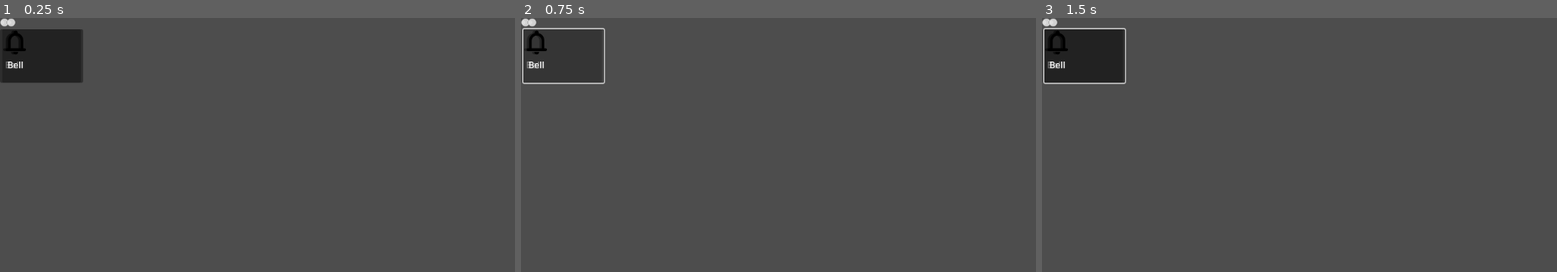
Above: before the commit, frames 1-3 (left to right).
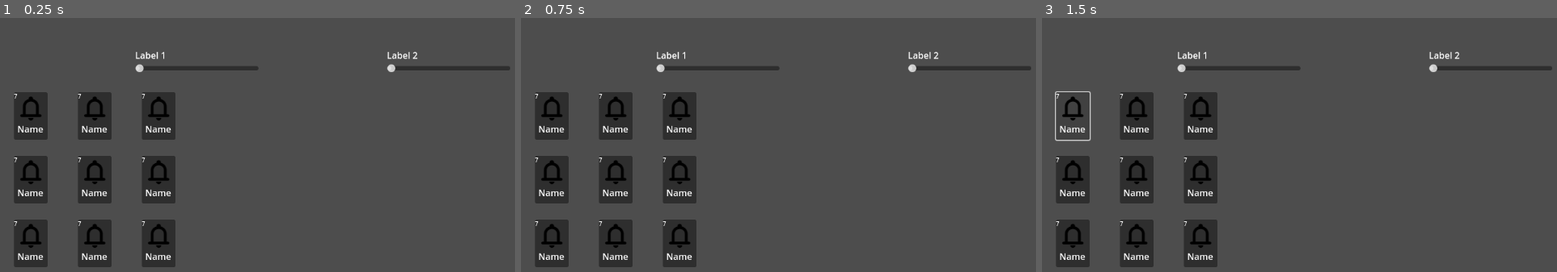
Above: after the commit, the same moments.

Repository: shirokonto/SoundBoard
Game: Godot game, scene res://main.tscn
The game is run twice, just before and just after one commit, with the same random seed, the same clock (stepped at 60 frames per second) and the same inputs.
Inputs (mouse positions are in pixels of both pictures, inside the frame that each line leads up to):
- Up to frame 1 (0.25 s): no input
- Up to frame 2 (0.75 s): click (562, 56) at 0.52 s
- Up to frame 3 (1.5 s): click (1072, 117) at 1.25 s, where only the run after the commit has a clickable "7"

The runs differ from the first frame. In frame 1, 15% of the frame differs, in the area x 0-100%, y 0-99%; in frame 2, 12%; in frame 3, 14%.

Commit message:
implemented layout and SoundButton

Diff:
--- /dev/null
+++ b/SoundButton.gd
@@ -0,0 +1,24 @@
+extends Control
+
+@export var sfx: AudioStream
+@export var ev: String
+
+# Called every frame. 'delta' is the elapsed time since the previous frame.
+func _process(delta):
+	pass
+
+#func _input(event):
+#	if event.is_action_pressed(ev):
+#		play_sound()
+
+func _on_sound_button_pressed():
+	play_sound()
+
+
+
+func play_sound():
+	if sfx != null:
+		sfx.set_loop(false)
+		$AudioStreamPlayer.stream = sfx
+		$AudioStreamPlayer.play()
+		print("sfx")
--- a/main.tscn
+++ b/main.tscn
@@ -1,6 +1,8 @@
-[gd_scene load_steps=2 format=3 uid="uid://chsg8dpkdb82y"]
+[gd_scene load_steps=4 format=3 uid="uid://chsg8dpkdb82y"]
 
 [ext_resource type="PackedScene" uid="uid://dsgr2bhj6xuj0" path="res://sound_button.tscn" id="1_pbann"]
+[ext_resource type="Script" path="res://SoundButton.gd" id="2_llcw6"]
+[ext_resource type="AudioStream" uid="uid://bmunkuxy6c6k1" path="res://sound/cricket-sound-113945.mp3" id="3_bvi77"]
 
 [node name="Main" type="Control"]
 layout_mode = 3
@@ -10,32 +12,98 @@
 grow_horizontal = 2
 grow_vertical = 2
 
-[node name="VBoxContainer" type="VBoxContainer" parent="."]
-layout_mode = 0
-offset_right = 40.0
-offset_bottom = 40.0
+[node name="MarginContainer" type="MarginContainer" parent="."]
+layout_mode = 1
+anchors_preset = 15
+anchor_right = 1.0
+anchor_bottom = 1.0
+grow_horizontal = 2
+grow_vertical = 2
+theme_override_constants/margin_left = 25
+theme_override_constants/margin_top = 20
+theme_override_constants/margin_right = 25
+theme_override_constants/margin_bottom = 35
 
-[node name="HBoxContainer" type="HBoxContainer" parent="VBoxContainer"]
+[node name="VBoxContainer" type="VBoxContainer" parent="MarginContainer"]
+layout_mode = 2
+theme_override_constants/separation = 35
+
+[node name="MarginContainer" type="MarginContainer" parent="MarginContainer/VBoxContainer"]
+layout_mode = 2
+theme_override_constants/margin_left = 20
+theme_override_constants/margin_top = 0
+
+[node name="HBoxContainer" type="HBoxContainer" parent="MarginContainer/VBoxContainer"]
+layout_mode = 2
+alignment = 1
+
+[node name="MarginContainer2" type="MarginContainer" parent="MarginContainer/VBoxContainer/HBoxContainer"]
+layout_mode = 2
+theme_override_constants/margin_left = 100
+theme_override_constants/margin_right = 100
+
+[node name="VBoxContainer" type="VBoxContainer" parent="MarginContainer/VBoxContainer/HBoxContainer/MarginContainer2"]
+custom_minimum_size = Vector2(220, 0)
+layout_mode = 2
+alignment = 1
+
+[node name="Label" type="Label" parent="MarginContainer/VBoxContainer/HBoxContainer/MarginContainer2/VBoxContainer"]
+layout_mode = 2
+text = "Label 1
+"
+
+[node name="HSlider" type="HSlider" parent="MarginContainer/VBoxContainer/HBoxContainer/MarginContainer2/VBoxContainer"]
 layout_mode = 2
 
-[node name="VBoxContainer" type="VBoxContainer" parent="VBoxContainer/HBoxContainer"]
+[node name="MarginContainer" type="MarginContainer" parent="MarginContainer/VBoxContainer/HBoxContainer"]
+layout_mode = 2
+theme_override_constants/margin_left = 125
+theme_override_constants/margin_right = 100
+
+[node name="VBoxContainer2" type="VBoxContainer" parent="MarginContainer/VBoxContainer/HBoxContainer/MarginContainer"]
+custom_minimum_size = Vector2(220, 0)
+layout_mode = 2
+alignment = 1
+
+[node name="Label" type="Label" parent="MarginContainer/VBoxContainer/HBoxContainer/MarginContainer/VBoxContainer2"]
+layout_mode = 2
+text = "Label 2"
+
+[node name="HSlider" type="HSlider" parent="MarginContainer/VBoxContainer/HBoxContainer/MarginContainer/VBoxContainer2"]
 layout_mode = 2
 
-[node name="HSlider" type="HSlider" parent="VBoxContainer/HBoxContainer/VBoxContainer"]
+[node name="GridContainer" type="GridContainer" parent="MarginContainer/VBoxContainer"]
+layout_mode = 2
+size_flags_vertical = 3
+theme_override_constants/h_separation = 114
+theme_override_constants/v_separation = 114
+columns = 3
+script = ExtResource("2_llcw6")
+
+[node name="SoundButton1" parent="MarginContainer/VBoxContainer/GridContainer" instance=ExtResource("1_pbann")]
 layout_mode = 2
 
-[node name="VBoxContainer2" type="VBoxContainer" parent="VBoxContainer/HBoxContainer"]
+[node name="SoundButton2" parent="MarginContainer/VBoxContainer/GridContainer" instance=ExtResource("1_pbann")]
+layout_mode = 2
+sfx = ExtResource("3_bvi77")
+
+[node name="SoundButton3" parent="MarginContainer/VBoxContainer/GridContainer" instance=ExtResource("1_pbann")]
 layout_mode = 2
 
-[node name="HSlider" type="HSlider" parent="VBoxContainer/HBoxContainer/VBoxContainer2"]
+[node name="SoundButton4" parent="MarginContainer/VBoxContainer/GridContainer" instance=ExtResource("1_pbann")]
 layout_mode = 2
 
-[node name="GridContainer" type="GridContainer" parent="VBoxContainer"]
-layout_mode = 2
-columns = 3
-
-[node name="SoundButton" parent="VBoxContainer/GridContainer" instance=ExtResource("1_pbann")]
+[node name="SoundButton5" parent="MarginContainer/VBoxContainer/GridContainer" instance=ExtResource("1_pbann")]
 layout_mode = 2
 
-[node name="SoundButton2" parent="VBoxContainer/GridContainer" instance=ExtResource("1_pbann")]
+[node name="SoundButton6" parent="MarginContainer/VBoxContainer/GridContainer" instance=ExtResource("1_pbann")]
 layout_mode = 2
+
+[node name="SoundButton7" parent="MarginContainer/VBoxContainer/GridContainer" instance=ExtResource("1_pbann")]
+layout_mode = 2
+
+[node name="SoundButton8" parent="MarginContainer/VBoxContainer/GridContainer" instance=ExtResource("1_pbann")]
+layout_mode = 2
+
+[node name="SoundButton9" parent="MarginContainer/VBoxContainer/GridContainer" instance=ExtResource("1_pbann")]
+layout_mode = 2
--- a/project.godot
+++ b/project.godot
@@ -14,3 +14,51 @@
 run/main_scene="res://main.tscn"
 config/features=PackedStringArray("4.0", "Forward Plus")
 config/icon="res://icon.svg"
+
+[input]
+
+sound1={
+"deadzone": 0.5,
+"events": [Object(InputEventKey,"resource_local_to_scene":false,"resource_name":"","device":-1,"window_id":0,"alt_pressed":false,"shift_pressed":false,"ctrl_pressed":false,"meta_pressed":false,"pressed":false,"keycode":0,"physical_keycode":4194445,"key_label":0,"unicode":55,"echo":false,"script":null)
+]
+}
+sound2={
+"deadzone": 0.5,
+"events": [Object(InputEventKey,"resource_local_to_scene":false,"resource_name":"","device":-1,"window_id":0,"alt_pressed":false,"shift_pressed":false,"ctrl_pressed":false,"meta_pressed":false,"pressed":false,"keycode":0,"physical_keycode":4194446,"key_label":0,"unicode":56,"echo":false,"script":null)
+]
+}
+sound3={
+"deadzone": 0.5,
+"events": [Object(InputEventKey,"resource_local_to_scene":false,"resource_name":"","device":-1,"window_id":0,"alt_pressed":false,"shift_pressed":false,"ctrl_pressed":false,"meta_pressed":false,"pressed":false,"keycode":0,"physical_keycode":4194447,"key_label":0,"unicode":57,"echo":false,"script":null)
+]
+}
+sound4={
+"deadzone": 0.5,
+"events": [Object(InputEventKey,"resource_local_to_scene":false,"resource_name":"","device":-1,"window_id":0,"alt_pressed":false,"shift_pressed":false,"ctrl_pressed":false,"meta_pressed":false,"pressed":false,"keycode":0,"physical_keycode":4194442,"key_label":0,"unicode":52,"echo":false,"script":null)
+]
+}
+sound5={
+"deadzone": 0.5,
+"events": [Object(InputEventKey,"resource_local_to_scene":false,"resource_name":"","device":-1,"window_id":0,"alt_pressed":false,"shift_pressed":false,"ctrl_pressed":false,"meta_pressed":false,"pressed":false,"keycode":0,"physical_keycode":4194443,"key_label":0,"unicode":53,"echo":false,"script":null)
+]
+}
+sound6={
+"deadzone": 0.5,
+"events": [Object(InputEventKey,"resource_local_to_scene":false,"resource_name":"","device":-1,"window_id":0,"alt_pressed":false,"shift_pressed":false,"ctrl_pressed":false,"meta_pressed":false,"pressed":false,"keycode":0,"physical_keycode":4194444,"key_label":0,"unicode":54,"echo":false,"script":null)
+]
+}
+sound7={
+"deadzone": 0.5,
+"events": [Object(InputEventKey,"resource_local_to_scene":false,"resource_name":"","device":-1,"window_id":0,"alt_pressed":false,"shift_pressed":false,"ctrl_pressed":false,"meta_pressed":false,"pressed":false,"keycode":0,"physical_keycode":4194439,"key_label":0,"unicode":49,"echo":false,"script":null)
+]
+}
+sound8={
+"deadzone": 0.5,
+"events": [Object(InputEventKey,"resource_local_to_scene":false,"resource_name":"","device":-1,"window_id":0,"alt_pressed":false,"shift_pressed":false,"ctrl_pressed":false,"meta_pressed":false,"pressed":false,"keycode":0,"physical_keycode":4194440,"key_label":0,"unicode":50,"echo":false,"script":null)
+]
+}
+sound9={
+"deadzone": 0.5,
+"events": [Object(InputEventKey,"resource_local_to_scene":false,"resource_name":"","device":-1,"window_id":0,"alt_pressed":false,"shift_pressed":false,"ctrl_pressed":false,"meta_pressed":false,"pressed":false,"keycode":0,"physical_keycode":4194441,"key_label":0,"unicode":51,"echo":false,"script":null)
+]
+}
--- a/sound_button.gd
+++ /dev/null
@@ -1,11 +0,0 @@
-extends Control
-
-
-# Called when the node enters the scene tree for the first time.
-func _ready():
-	pass # Replace with function body.
-
-
-# Called every frame. 'delta' is the elapsed time since the previous frame.
-func _process(delta):
-	pass
--- a/sound_button.tscn
+++ b/sound_button.tscn
@@ -1,6 +1,6 @@
 [gd_scene load_steps=3 format=3 uid="uid://dsgr2bhj6xuj0"]
 
-[ext_resource type="Script" path="res://sound_button.gd" id="1_oob3b"]
+[ext_resource type="Script" path="res://SoundButton.gd" id="1_ob8a7"]
 [ext_resource type="Texture2D" uid="uid://1huphppj525i" path="res://art/notifications_FILL0_wght700_GRAD0_opsz48.svg" id="2_4bebj"]
 
 [node name="SoundButton" type="Control"]
@@ -10,20 +10,25 @@
 anchor_bottom = 1.0
 grow_horizontal = 2
 grow_vertical = 2
-script = ExtResource("1_oob3b")
+script = ExtResource("1_ob8a7")
 
 [node name="SoundButton" type="Button" parent="."]
-layout_mode = 0
-offset_right = 144.0
-offset_bottom = 96.0
+layout_mode = 2
+offset_right = 60.0
+offset_bottom = 85.0
 
 [node name="MarginContainer" type="MarginContainer" parent="SoundButton"]
 layout_mode = 0
-offset_right = 40.0
-offset_bottom = 40.0
+offset_right = 60.0
+offset_bottom = 85.0
+theme_override_constants/margin_left = 5
+theme_override_constants/margin_top = 5
+theme_override_constants/margin_right = 5
+theme_override_constants/margin_bottom = 5
 
 [node name="VBoxContainer" type="VBoxContainer" parent="SoundButton/MarginContainer"]
 layout_mode = 2
+theme_override_constants/separation = 1
 
 [node name="TextureRect" type="TextureRect" parent="SoundButton/MarginContainer/VBoxContainer"]
 layout_mode = 2
@@ -31,10 +36,16 @@
 
 [node name="Label" type="Label" parent="SoundButton/MarginContainer/VBoxContainer"]
 layout_mode = 2
-text = "Bell"
+text = "Name"
 horizontal_alignment = 1
 
 [node name="Label" type="Label" parent="SoundButton"]
-layout_mode = 0
+layout_mode = 2
 offset_right = 40.0
-offset_bottom = 23.0
+offset_bottom = 26.0
+theme_override_font_sizes/font_size = 10
+text = "7"
+
+[node name="AudioStreamPlayer" type="AudioStreamPlayer" parent="."]
+
+[connection signal="pressed" from="SoundButton" to="." method="_on_sound_button_pressed"]
Not shown, added: sound/cricket-sound-113945.mp3.import
Not shown, added: sound/drums-roll-137317.mp3.import
Not shown, added: sound/cricket-sound-113945.mp3
Not shown, added: sound/drums-roll-137317.mp3
